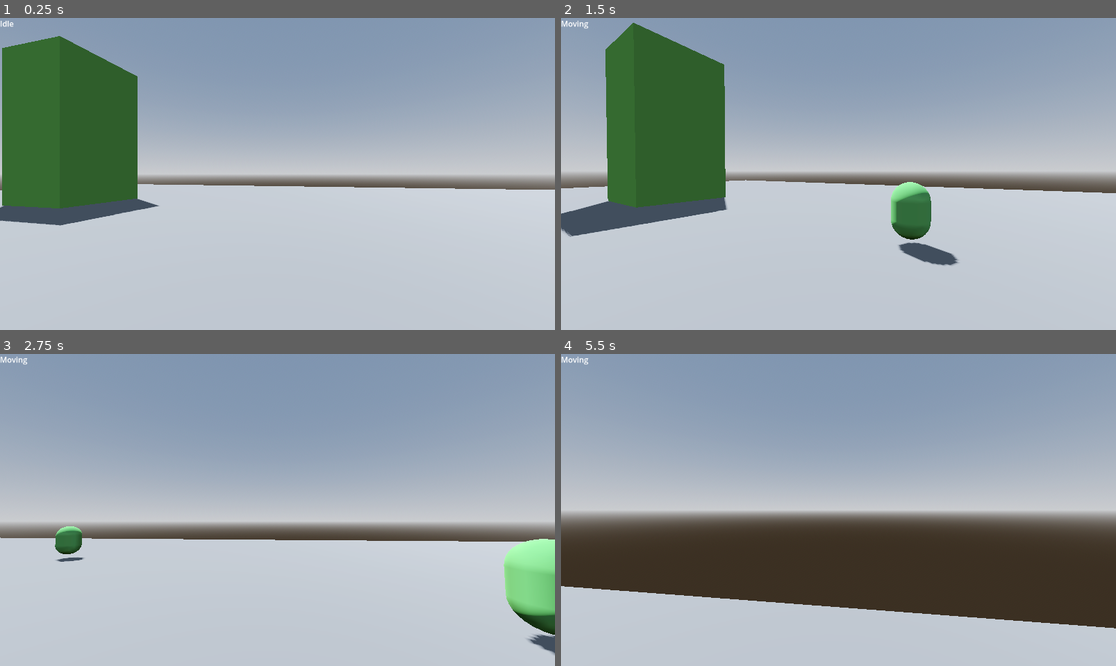
Above: before the commit, frames 1-4 (two rows, left to right).
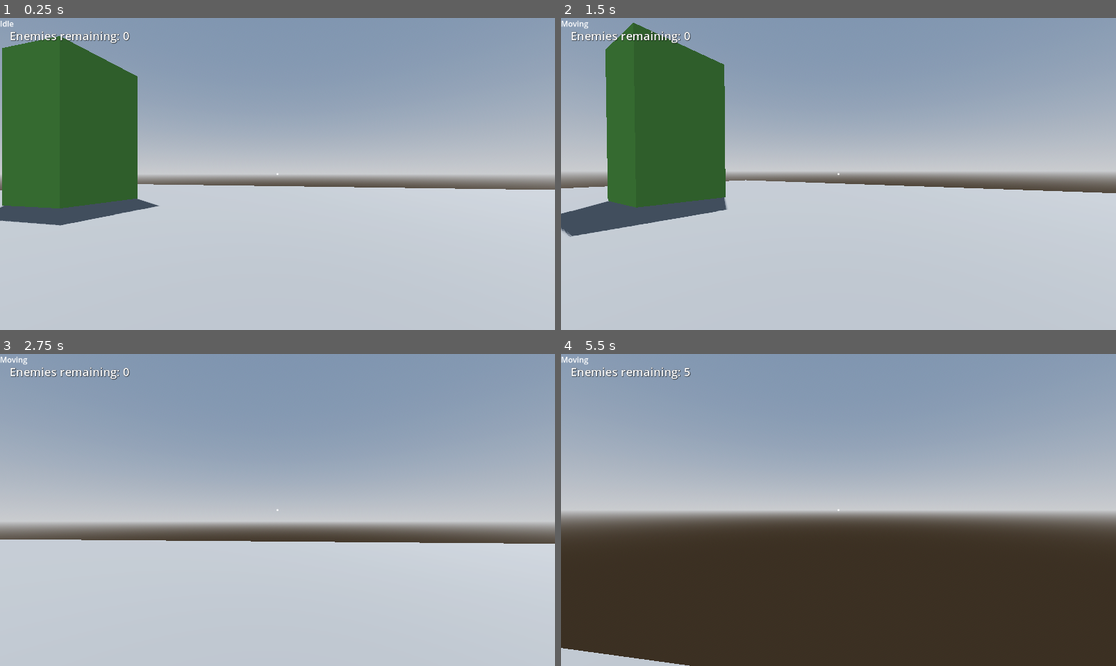
Above: after the commit, the same moments.

Repository: WyattBumbalough/ShootyGamePrototype
Game: Godot game, scene res://Entities/Levels/Test Map/test_map.tscn
Same seed, same stepped clock (60 frames per second), same inputs: the game is played once before the commit and once after it.
Inputs (mouse positions are in pixels of both pictures, inside the frame that each line leads up to):
- Up to frame 1 (0.25 s): no input
- Up to frame 2 (1.5 s): tap Enter at 0.5 s; move the mouse to (866, 174) at 0.52 s; hold W (up) from 0.53 s (still down); click (866, 174) at 0.6 s; tap Space (jump) at 0.77 s; move the mouse to (810, 174) at 1.27 s; click (810, 174) at 1.35 s
- Up to frame 3 (2.75 s): keep holding W (up); tap Space (jump) at 1.52 s; move the mouse to (288, 503) at 2.02 s; click (288, 503) at 2.1 s
- Up to frame 4 (5.5 s): keep holding W (up); move the mouse to (832, 516) at 2.77 s; click (832, 516) at 2.85 s; tap Space (jump) at 3.02, 3.77, 4.52 s; move the mouse to (877, 513) at 3.52 s; click (877, 513) at 3.6 s; tap ` (option, bound only after the commit) at 4.15 s; move the mouse to (794, 506) at 4.27 s; click (794, 506) at 4.35 s; move the mouse to (844, 510) at 5.02 s; click (844, 510) at 5.1 s

The runs differ from the first frame. In frame 1, 0.4% of the frame differs, in the area x 1-51%, y 4-51%; in frame 2, 2.0%; in frame 3, 3.7%; in frame 4, 19%, in the area x 0-100%, y 4-100%.

Commit message:
BKU
+ Wave resource that can be added to the wave controller.
+ For starting a new wave
+ Global game manager.
+ Bunch of other stuff

Diff:
--- /dev/null
+++ b/Common/Autoloads/GameManager.gd
@@ -0,0 +1,6 @@
+extends Node
+
+signal wave_started
+
+signal enemy_spawned # Emitted when a spawner spawns an enemy.
+signal enemy_killed # Emitted when an enemy's die function is called.
--- a/Common/Autoloads/Refs/Refs.gd
+++ b/Common/Autoloads/Refs/Refs.gd
@@ -1,5 +1,9 @@
 extends Node
 
+
+var wave_manager: WaveManager
+
 @export_category("Enemies")
-@export var enemy_1: PackedScene
-@export var enemy_2: PackedScene
+@export var enemy_small: PackedScene
+@export var enemy_medium: PackedScene
+@export var enemy_large: PackedScene
--- a/Common/Autoloads/Refs/Refs.tscn
+++ b/Common/Autoloads/Refs/Refs.tscn
@@ -1,6 +1,10 @@
-[gd_scene load_steps=2 format=3 uid="uid://dudx33fw4p3ia"]
+[gd_scene load_steps=4 format=3 uid="uid://dudx33fw4p3ia"]
 
 [ext_resource type="Script" uid="uid://daf1hvam3yjp6" path="res://Common/Autoloads/Refs/Refs.gd" id="1_tl4f7"]
+[ext_resource type="PackedScene" uid="uid://b58n3ea82dc54" path="res://Entities/Enemies/enemy_small.tscn" id="2_ufthw"]
+[ext_resource type="PackedScene" uid="uid://d3slh1ctv0m0q" path="res://Entities/Enemies/enemy_medium.tscn" id="3_gtkuq"]
 
 [node name="Refs" type="Node"]
 script = ExtResource("1_tl4f7")
+enemy_small = ExtResource("2_ufthw")
+enemy_medium = ExtResource("3_gtkuq")
--- a/Common/Components/health_component.gd
+++ b/Common/Components/health_component.gd
@@ -1,3 +1,4 @@
+@icon("res://Assets/Icons/heart.png")
 extends Node
 class_name HealthComponent
 
--- a/Common/Spawning System/Spawner/spawner.gd
+++ b/Common/Spawning System/Spawner/spawner.gd
@@ -14,7 +14,7 @@
 
 	#spawn_entity(scene)
 
-func _process(delta: float) -> void:
+func _process(_delta: float) -> void:
 	if Engine.is_editor_hint():
 		$Mesh.visible = true
 		$Mesh/arrow.rotation.y += 0.01
@@ -25,3 +25,5 @@
 
 	pop.pitch_scale = randf_range(0.85, 1.15)
 	pop.play()
+
+	GameManager.enemy_spawned.emit()
--- a/Common/Spawning System/Spawner/spawner.tscn
+++ b/Common/Spawning System/Spawner/spawner.tscn
@@ -42,7 +42,7 @@
 skeleton = NodePath("../..")
 
 [node name="arrow" type="MeshInstance3D" parent="Mesh"]
-transform = Transform3D(-0.48008904, 0, 0.87721974, 0, 1, 0, -0.87721974, 0, -0.48008904, 0, 1.626854, 0)
+transform = Transform3D(0.7208144, 0, -0.693128, 0, 1, 0, 0.693128, 0, 0.7208144, 0, 1.626854, 0)
 cast_shadow = 0
 mesh = SubResource("CapsuleMesh_qpmpb")
 skeleton = NodePath("../..")
--- a/Common/Spawning System/wave_manager.gd
+++ b/Common/Spawning System/wave_manager.gd
@@ -1,13 +1,46 @@
 extends Node
 class_name WaveManager
 
-@export var test_spawn: PackedScene
+#@export var test_spawn: PackedScene
+@export var waves: Array[WaveResource] = []
+@export var spawn_delay: float = 0.25
+
+@onready var rand = RandomNumberGenerator.new()
+@onready var dead_enemies: int = 0
+var current_enemies: int = 0
 
 func _ready() -> void:
-	initialize()
+	Refs.wave_manager = self
+	GameManager.enemy_killed.connect(_on_enemy_killed)
 
-func initialize():
-	for i in get_children():
-		if i is Spawner:
-			await get_tree().create_timer(randf_range(0.5, 1.5)).timeout
-			i.spawn_entity(test_spawn)
+#func initialize():
+	#for i in get_children():
+		#if i is Spawner:
+			#await get_tree().create_timer(randf_range(0.5, 1.5)).timeout
+			#i.spawn_entity(test_spawn)
+
+func _input(_event: InputEvent) -> void:
+	if Input.is_action_just_pressed("option"):
+		start_next_wave()
+
+func start_next_wave():
+	if waves.is_empty():
+		print("No more waves!")
+		return
+	# Get first wave resource in array.
+	var wave: WaveResource = waves.front()
+	# Get amount of possible spawner nodes.
+	var spawner_count = get_child_count() - 1
+
+	for i in range(wave.light_enemies):
+		var random_index = rand.randi_range(0, spawner_count)
+		var spawner: Spawner = get_child(random_index)
+		spawner.spawn_entity(Refs.enemy_small)
+		current_enemies += 1
+		await get_tree().create_timer(spawn_delay).timeout
+	waves.erase(wave)
+
+
+func _on_enemy_killed():
+	dead_enemies += 1
+	current_enemies -= 1
--- /dev/null
+++ b/Common/Spawning System/wave_resource.gd
@@ -0,0 +1,6 @@
+extends Resource
+class_name WaveResource
+
+@export var light_enemies: int
+@export var medium_enemies: int
+@export var heavy_enemies: int
--- a/Entities/Enemies/enemy.gd
+++ b/Entities/Enemies/enemy.gd
@@ -17,7 +17,7 @@
 	setup.call_deferred()
 
 	# Delete when health reaches zero
-	health_component.health_reached_zero.connect(queue_free)
+	health_component.health_reached_zero.connect(die)
 
 
 func setup():
@@ -40,3 +40,8 @@
 
 func set_target_location(new_position: Vector3):
 	nav_agent.target_position = new_position
+
+
+func die():
+	GameManager.enemy_killed.emit()
+	queue_free()
--- a/Entities/Enemies/enemy_medium.tscn
+++ b/Entities/Enemies/enemy_medium.tscn
@@ -42,6 +42,7 @@
 metadata/_custom_type_script = "uid://c0lh3xudunkd8"
 
 [node name="HitboxComponent" type="Area3D" parent="." node_paths=PackedStringArray("health_component")]
+collision_layer = 2
 script = ExtResource("3_4e1e7")
 health_component = NodePath("../HealthComponent")
 metadata/_custom_type_script = "uid://bnh6tgipmolts"
--- a/Entities/Enemies/enemy_small.tscn
+++ b/Entities/Enemies/enemy_small.tscn
@@ -43,6 +43,7 @@
 max_health = 50.0
 
 [node name="HitboxComponent" type="Area3D" parent="." node_paths=PackedStringArray("health_component")]
+collision_layer = 3
 script = ExtResource("3_08bp1")
 health_component = NodePath("../HealthComponent")
 
--- a/Entities/Levels/Test Map/test_map.tscn
+++ b/Entities/Levels/Test Map/test_map.tscn
@@ -1,8 +1,9 @@
-[gd_scene load_steps=11 format=3 uid="uid://dr270p12kgbng"]
+[gd_scene load_steps=13 format=3 uid="uid://dr270p12kgbng"]
 
 [ext_resource type="PackedScene" uid="uid://dxpf6y10dmc1q" path="res://Entities/Player/Player.tscn" id="1_mc158"]
 [ext_resource type="PackedScene" uid="uid://b58n3ea82dc54" path="res://Entities/Enemies/enemy_small.tscn" id="2_07bv8"]
 [ext_resource type="Script" uid="uid://b2rpjycxux238" path="res://Common/Spawning System/wave_manager.gd" id="2_mrbiv"]
+[ext_resource type="Script" uid="uid://cgc1ap270d0tg" path="res://Common/Spawning System/wave_resource.gd" id="3_6s2aa"]
 [ext_resource type="PackedScene" uid="uid://iwtqaue6ffcv" path="res://Common/Spawning System/Spawner/spawner.tscn" id="3_aebi7"]
 
 [sub_resource type="ProceduralSkyMaterial" id="ProceduralSkyMaterial_qmye1"]
@@ -29,6 +30,12 @@
 [sub_resource type="StandardMaterial3D" id="StandardMaterial3D_mc158"]
 albedo_color = Color(0.36898535, 0.6184011, 0.28168043, 1)
 
+[sub_resource type="Resource" id="Resource_ayqeu"]
+script = ExtResource("3_6s2aa")
+light_enemies = 5
+medium_enemies = 3
+metadata/_custom_type_script = "uid://cgc1ap270d0tg"
+
 [node name="TestMap" type="Node3D"]
 
 [node name="WorldEnvironment" type="WorldEnvironment" parent="."]
@@ -49,6 +56,8 @@
 
 [node name="NavigationRegion3D" type="NavigationRegion3D" parent="."]
 navigation_mesh = SubResource("NavigationMesh_aebi7")
+metadata/_edit_group_ = true
+metadata/_edit_lock_ = true
 
 [node name="Level" type="Node3D" parent="NavigationRegion3D"]
 
@@ -90,20 +99,24 @@
 
 [node name="WaveManager" type="Node" parent="."]
 script = ExtResource("2_mrbiv")
-test_spawn = ExtResource("2_07bv8")
+waves = Array[ExtResource("3_6s2aa")]([SubResource("Resource_ayqeu")])
 
 [node name="Spawner" parent="WaveManager" instance=ExtResource("3_aebi7")]
-transform = Transform3D(1, 0, 0, 0, 1, 0, 0, 0, 1, 19.25, 0, 0)
+transform = Transform3D(1, 0, 0, 0, 1, 0, 0, 0, 1, 26.738613, 0, 18.236954)
 scene = ExtResource("2_07bv8")
 
 [node name="Spawner2" parent="WaveManager" instance=ExtResource("3_aebi7")]
-transform = Transform3D(1, 0, 0, 0, 1, 0, 0, 0, 1, 23.897095, 0, 5.75)
+transform = Transform3D(1, 0, 0, 0, 1, 0, 0, 0, 1, -4.029114, 0, 25.174639)
 scene = ExtResource("2_07bv8")
 
 [node name="Spawner3" parent="WaveManager" instance=ExtResource("3_aebi7")]
-transform = Transform3D(1, 0, 0, 0, 1, 0, 0, 0, 1, 26.831108, 0, -14.456287)
+transform = Transform3D(1, 0, 0, 0, 1, 0, 0, 0, 1, 28.41704, 0, -19.056149)
 scene = ExtResource("2_07bv8")
 
 [node name="Spawner4" parent="WaveManager" instance=ExtResource("3_aebi7")]
-transform = Transform3D(1, 0, 0, 0, 1, 0, 0, 0, 1, 14.831108, 0, -6.7062874)
+transform = Transform3D(1, 0, 0, 0, 1, 0, 0, 0, 1, 6.31271, 0, -30.668192)
 scene = ExtResource("2_07bv8")
+
+[node name="Spawner5" parent="WaveManager" instance=ExtResource("3_aebi7")]
+transform = Transform3D(1, 0, 0, 0, 1, 0, 0, 0, 1, -20.788034, 0, -25.525995)
+scene = ExtResource("2_07bv8")
--- a/Entities/Player/Player.gd
+++ b/Entities/Player/Player.gd
@@ -5,6 +5,7 @@
 @onready var player_state_machine: StateMachine = %PlayerStateMachine
 @onready var head: Node3D = $Head
 @onready var eyes: Camera3D = $Head/Eyes
+@onready var enemy_count_label: Label = %EnemyCountLabel
 
 
 #--References End--
@@ -23,23 +24,33 @@
 		head.rotation.y = rotation.y
 		rotation.y = 0
 
+
 func _unhandled_input(event: InputEvent) -> void:
-		player_state_machine.handle_input(event)
+	player_state_machine.handle_input(event)
 
-		if event is InputEventMouseMotion and lock_mouse != true:
-			head.rotate_y(-event.relative.x * mouse_sens)
-			eyes.rotate_x(-event.relative.y * mouse_sens)
+	if event is InputEventMouseMotion and lock_mouse != true:
+		head.rotate_y(-event.relative.x * mouse_sens)
+		eyes.rotate_x(-event.relative.y * mouse_sens)
 
-		eyes.rotation.x = clamp(eyes.rotation.x, deg_to_rad(-90), deg_to_rad(90))
+	eyes.rotation.x = clamp(eyes.rotation.x, deg_to_rad(-90), deg_to_rad(90))
+
+	if Input.is_action_just_pressed("shoot"):
+		raycast()
+
+
+func _process(_delta: float) -> void:
+	enemy_count_label.text = "Enemies remaining: " + str(Refs.wave_manager.current_enemies)
+
 
 func _physics_process(delta: float) -> void:
 	#Display the current state.
-		$CurrentState.text = player_state_machine.current_state.name
-		player_state_machine.handle_physics(delta)
+	$CurrentState.text = player_state_machine.current_state.name
+	player_state_machine.handle_physics(delta)
 	# Gravity
-		if not is_on_floor():
-			velocity += get_gravity() * delta
-		move_and_slide()
+	if not is_on_floor():
+		velocity += get_gravity() * delta
+	move_and_slide()
+
 
 func handle_movement(speed: float, accel: float, friction: float):
 	if can_move == false:
@@ -62,3 +73,15 @@
 		if direction:
 			velocity.x = lerp(velocity.x, direction.x * speed, accel)
 			velocity.z = lerp(velocity.z, direction.z * speed, accel)
+
+
+func raycast():
+	# Raycast should only run when this function is called, so that it isn't constantly
+	# calculating collisions.
+	var ray: RayCast3D = $Head/Eyes/TestRaycast
+	ray.force_raycast_update()
+	if ray.is_colliding():
+		var collider = ray.get_collider()
+		#print(collider)
+		if collider is HitboxComponent:
+			collider.take_damage(50)
--- a/Entities/Player/Player.tscn
+++ b/Entities/Player/Player.tscn
@@ -6,6 +6,7 @@
 [ext_resource type="Script" uid="uid://dafeehxt4nr28" path="res://Entities/Player/States/Moving.gd" id="4_1des2"]
 [ext_resource type="Script" uid="uid://y0he0fi2dn52" path="res://Entities/Player/States/Falling.gd" id="5_an6q6"]
 [ext_resource type="Script" uid="uid://c5lf3ml8immra" path="res://Entities/Player/States/Jump.gd" id="6_t38ms"]
+[ext_resource type="Texture2D" uid="uid://cb4ydn7v8canl" path="res://Assets/Textures/crosshair001.png" id="7_hj1c0"]
 
 [sub_resource type="StandardMaterial3D" id="StandardMaterial3D_t38ms"]
 albedo_color = Color(1, 0.47058824, 0.20784314, 1)
@@ -21,6 +22,16 @@
 material = SubResource("StandardMaterial3D_x44r4")
 
 [sub_resource type="CapsuleShape3D" id="CapsuleShape3D_kne1u"]
+
+[sub_resource type="StyleBoxEmpty" id="StyleBoxEmpty_hj1c0"]
+content_margin_left = 20.0
+content_margin_top = 20.0
+
+[sub_resource type="LabelSettings" id="LabelSettings_x44r4"]
+font_size = 24
+outline_size = 1
+outline_color = Color(0, 0, 0, 1)
+shadow_color = Color(0, 0, 0, 0.49803922)
 
 [node name="Player" type="CharacterBody3D"]
 script = ExtResource("1_xhfnw")
@@ -68,6 +79,14 @@
 [node name="Eyes" type="Camera3D" parent="Head"]
 cull_mask = 524287
 
+[node name="TestRaycast" type="RayCast3D" parent="Head/Eyes"]
+enabled = false
+target_position = Vector3(0, 0, -500)
+collision_mask = 2
+hit_from_inside = true
+collide_with_areas = true
+collide_with_bodies = false
+
 [node name="Schnoz" type="MeshInstance3D" parent="Head"]
 transform = Transform3D(1, 0, 0, 0, -4.371139e-08, 1, 0, -1, -4.371139e-08, 0, -0.40500748, -0.5736566)
 layers = 524288
@@ -85,3 +104,35 @@
 [node name="CurrentState" type="Label" parent="."]
 offset_right = 40.0
 offset_bottom = 23.0
+
+[node name="CanvasLayer" type="CanvasLayer" parent="."]
+
+[node name="CenterContainer" type="CenterContainer" parent="CanvasLayer"]
+anchors_preset = 15
+anchor_right = 1.0
+anchor_bottom = 1.0
+grow_horizontal = 2
+grow_vertical = 2
+mouse_filter = 2
+
+[node name="Reticle" type="TextureRect" parent="CanvasLayer/CenterContainer"]
+layout_mode = 2
+texture = ExtResource("7_hj1c0")
+
+[node name="Control" type="Control" parent="CanvasLayer"]
+layout_mode = 3
+anchors_preset = 15
+anchor_right = 1.0
+anchor_bottom = 1.0
+grow_horizontal = 2
+grow_vertical = 2
+mouse_filter = 2
+
+[node name="EnemyCountLabel" type="Label" parent="CanvasLayer/Control"]
+unique_name_in_owner = true
+layout_mode = 0
+offset_right = 40.0
+offset_bottom = 23.0
+theme_override_styles/normal = SubResource("StyleBoxEmpty_hj1c0")
+text = "Enemies remaining: "
+label_settings = SubResource("LabelSettings_x44r4")
--- a/project.godot
+++ b/project.godot
@@ -19,6 +19,7 @@
 
 Global="*res://Common/Autoloads/Global.gd"
 Refs="*res://Common/Autoloads/Refs/Refs.tscn"
+GameManager="*res://Common/Autoloads/GameManager.gd"
 
 [file_customization]
 
@@ -65,6 +66,15 @@
 "events": [Object(InputEventMouseButton,"resource_local_to_scene":false,"resource_name":"","device":-1,"window_id":0,"a …(253 unchanged characters)…
 ]
 }
+option={
+"deadzone": 0.2,
+"events": [Object(InputEventKey,"resource_local_to_scene":false,"resource_name":"","device":-1,"window_id":0,"alt_pressed":false,"shift_pressed":false,"ctrl_pressed":false,"meta_pressed":false,"pressed":false,"keycode":0,"physical_keycode":96,"key_label":0,"unicode":96,"location":0,"echo":false,"script":null)
+]
+}
+
+[layer_names]
+
+3d_physics/layer_2="Hitbox"
 
 [physics]
 
Binary file added: Assets/Icons/heart.png
Not shown, added: Assets/Icons/heart.png.import
Binary file added: Assets/Textures/crosshair001.png
Not shown, added: Assets/Textures/crosshair001.png.import
Not shown, added: Common/Autoloads/GameManager.gd.uid
Not shown, added: Common/Spawning System/wave_resource.gd.uid
Not shown: 1 places in Entities/Player/Player.tscn that only renumber resources
